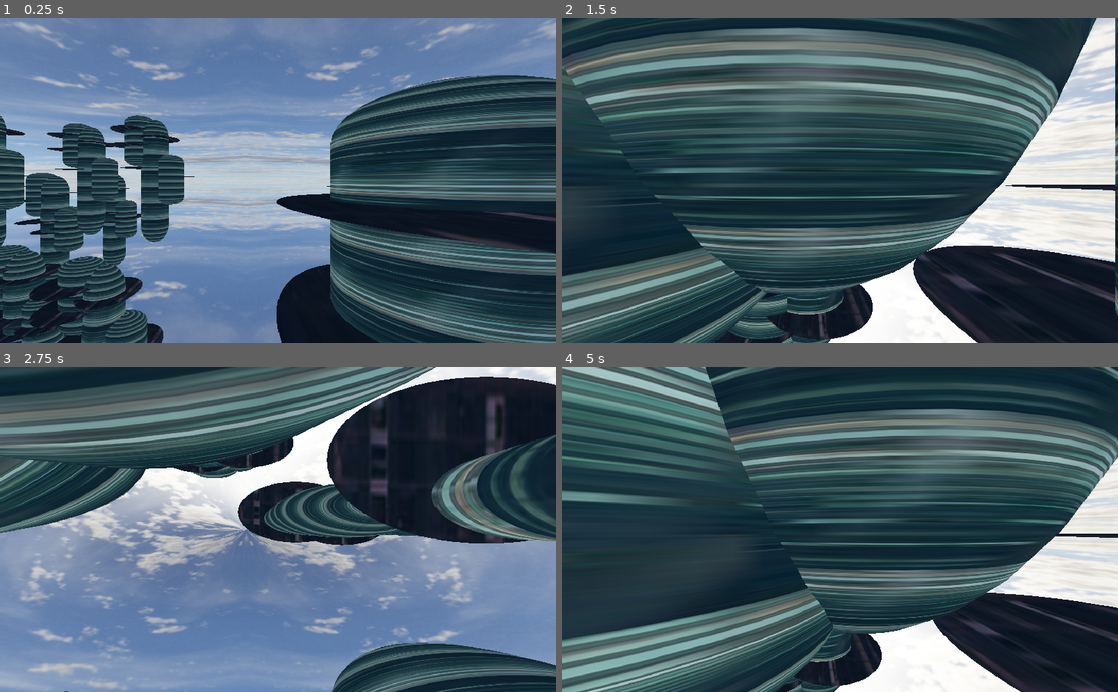
Above: before the commit, frames 1-4 (two rows, left to right).
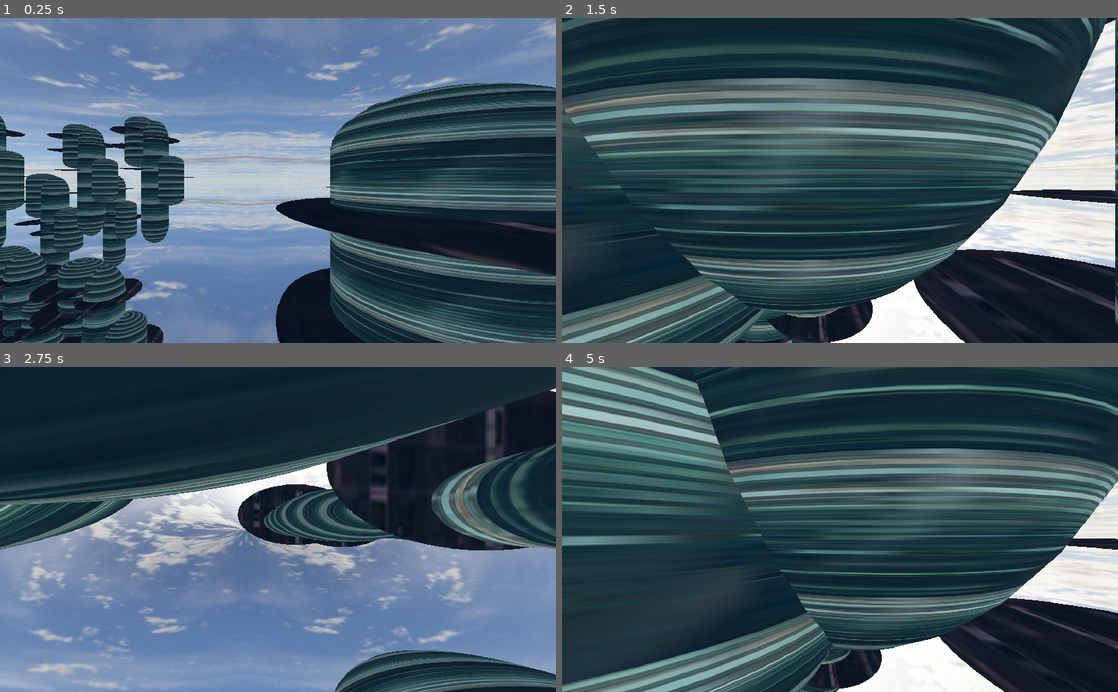
Above: after the commit, the same moments.

Repository: drsounds/FirstPersonVRPlayer
Game: Godot game, scene res://assets/FirstPersonVRPlayer_Example/scenes/VR/VR.tscn
Two runs of this game, one before a commit and one after it. Both use one fixed random seed, a clock stepped at 60 frames per second and the inputs below.
Inputs (mouse positions are in pixels of both pictures, inside the frame that each line leads up to):
- Up to frame 1 (0.25 s): no input
- Up to frame 2 (1.5 s): tap Enter at 0.5 s; move the mouse to (962, 164) at 0.52 s; hold D (right) 0.53-1.28 s; hold Tab (standing) 0.53-1.28 s; move the mouse to (728, 196) at 1.27 s; hold S (backward) from 1.28 s (still down); tap Tab (standing) at 1.35 s
- Up to frame 3 (2.75 s): move the mouse to (333, 458) at 2.02 s; release S (backward) at 2.03 s; hold D (right) from 2.03 s (still down); hold Tab (standing) from 2.03 s (still down)
- Up to frame 4 (5 s): move the mouse to (812, 594) at 2.77 s; release D (right) at 2.78 s; release Tab (standing) at 2.78 s; hold W (forward) 2.78-3.53 s; tap Tab (standing) at 2.85, 4.35 s; move the mouse to (1006, 578) at 3.52 s; hold Tab (standing) 3.53-4.28 s; hold A (left) from 3.53 s (still down); move the mouse to (673, 480) at 4.27 s

The runs differ from the first frame. In frame 1, 22% of the frame differs, in the area x 0-100%, y 17-100%; in frame 2, 50%, in the area x 0-100%, y 0-100%; in frame 3, 32%; in frame 4, 49%.

Commit message:
Fixing buttons

Diff:
--- a/assets/FirstPersonVRPlayer/FirstPersonVRPlayer.tscn
+++ b/assets/FirstPersonVRPlayer/FirstPersonVRPlayer.tscn
@@ -23,6 +23,7 @@
 
 [node name="ARVROrigin" type="ARVROrigin" parent="Head"]
 transform = Transform( 1, 0, 0, 0, 1, 0, 0, 0, 1, 0, -1, 0 )
+world_scale = 3.0
 script = ExtResource( 3 )
 
 [node name="ARVRCamera" type="ARVRCamera" parent="Head/ARVROrigin"]
--- a/project.godot
+++ b/project.godot
@@ -14,46 +14,58 @@
 run/main_scene="res://assets/FirstPersonVRPlayer_Example/scenes/VR/VR.tscn"
 config/icon="res://icon.png"
 
+[global]
+
+etc=false
+
 [input]
 
 hoist={
 "deadzone": 0.5,
 "events": [ Object(InputEventKey,"resource_local_to_scene":false,"resource_name":"","device":0,"alt":false,"shift":false,"control":false,"meta":false,"command":false,"pressed":false,"scancode":0,"physical_scancode":16777349,"unicode":0,"echo":false,"script":null)
+, Object(InputEventJoypadButton,"resource_local_to_scene":false,"resource_name":"","device":0,"button_index":12,"pressure":0.0,"pressed":false,"script":null)
  ]
 }
 sink={
 "deadzone": 0.5,
 "events": [ Object(InputEventKey,"resource_local_to_scene":false,"resource_name":"","device":0,"alt":false,"shift":false,"control":false,"meta":false,"command":false,"pressed":false,"scancode":0,"physical_scancode":16777347,"unicode":0,"echo":false,"script":null)
+, Object(InputEventJoypadButton,"resource_local_to_scene":false,"resource_name":"","device":0,"button_index":13,"pressure":0.0,"pressed":false,"script":null)
  ]
 }
 lying={
 "deadzone": 0.5,
-"events": [  ]
+"events": [ Object(InputEventJoypadButton,"resource_local_to_scene":false,"resource_name":"","device":0,"button_index":4,"pressure":0.0,"pressed":false,"script":null)
+ ]
 }
 standing={
 "deadzone": 0.5,
 "events": [ Object(InputEventKey,"resource_local_to_scene":false,"resource_name":"","device":0,"alt":false,"shift":false,"control":false,"meta":false,"command":false,"pressed":false,"scancode":0,"physical_scancode":16777218,"unicode":0,"echo":false,"script":null)
 , Object(InputEventKey,"resource_local_to_scene":false,"resource_name":"","device":0,"alt":false,"shift":false,"control":false,"meta":false,"command":false,"pressed":false,"scancode":0,"physical_scancode":167,"unicode":0,"echo":false,"script":null)
+, Object(InputEventJoypadButton,"resource_local_to_scene":false,"resource_name":"","device":0,"button_index":6,"pressure":0.0,"pressed":false,"script":null)
  ]
 }
 forward={
 "deadzone": 0.5,
 "events": [ Object(InputEventKey,"resource_local_to_scene":false,"resource_name":"","device":0,"alt":false,"shift":false,"control":false,"meta":false,"command":false,"pressed":false,"scancode":0,"physical_scancode":87,"unicode":0,"echo":false,"script":null)
+, Object(InputEventJoypadMotion,"resource_local_to_scene":false,"resource_name":"","device":0,"axis":1,"axis_value":-1.0,"script":null)
  ]
 }
 backward={
 "deadzone": 0.5,
 "events": [ Object(InputEventKey,"resource_local_to_scene":false,"resource_name":"","device":0,"alt":false,"shift":false,"control":false,"meta":false,"command":false,"pressed":false,"scancode":0,"physical_scancode":83,"unicode":0,"echo":false,"script":null)
+, Object(InputEventJoypadMotion,"resource_local_to_scene":false,"resource_name":"","device":0,"axis":1,"axis_value":1.0,"script":null)
  ]
 }
 left={
 "deadzone": 0.5,
 "events": [ Object(InputEventKey,"resource_local_to_scene":false,"resource_name":"","device":0,"alt":false,"shift":false,"control":false,"meta":false,"command":false,"pressed":false,"scancode":0,"physical_scancode":65,"unicode":0,"echo":false,"script":null)
+, Object(InputEventJoypadMotion,"resource_local_to_scene":false,"resource_name":"","device":0,"axis":0,"axis_value":-1.0,"script":null)
  ]
 }
 right={
 "deadzone": 0.5,
 "events": [ Object(InputEventKey,"resource_local_to_scene":false,"resource_name":"","device":0,"alt":false,"shift":false,"control":false,"meta":false,"command":false,"pressed":false,"scancode":0,"physical_scancode":68,"unicode":0,"echo":false,"script":null)
+, Object(InputEventJoypadMotion,"resource_local_to_scene":false,"resource_name":"","device":0,"axis":0,"axis_value":1.0,"script":null)
  ]
 }
 
@@ -64,5 +76,6 @@
 [rendering]
 
 quality/driver/driver_name="GLES2"
+vram_compression/import_etc=true
 environment/default_clear_color=Color( 0, 0, 0, 1 )
 environment/default_environment="res://assets/FirstPersonVRPlayer_Example/environments/FirstPersonVRPlayer_Example.tres"
Not shown, changed: assets/FirstPersonVRPlayer_Example/textures/skyscraper.png.import
Not shown, added: export_presets.cfg
Not shown, changed: .DS_Store
